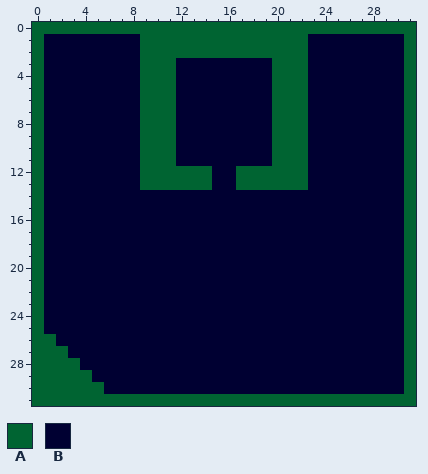
Pixel-art sprite -- res/levels/example.png. Above is the file before it was changed.
The file is 32x32 pixels.
Palette (. is transparent): A #006432  B #000032
New version:
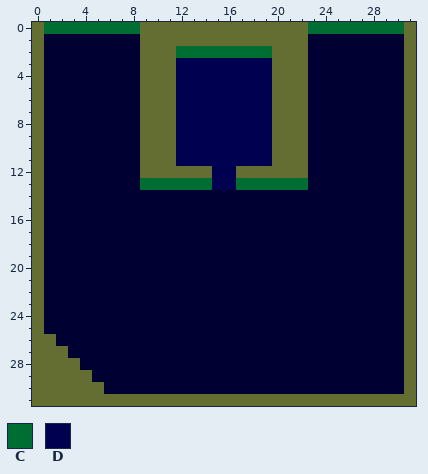
Colours new in this view: C #006e32  D #000050
The edit:
colour A: #006432 -> #646e32
y 0: x 1..8 AAAAAAAA -> CCCCCCCC; x 23..30 AAAAAAAA -> CCCCCCCC
y 2: x 12..19 AAAAAAAA -> CCCCCCCC
y 3..11: x 12..19 BBBBBBBB -> DDDDDDDD
y 12: x 15..16 BB -> DD
y 13: x 9..22 AAAAAABBAAAAAA -> CCCCCCDDCCCCCC
